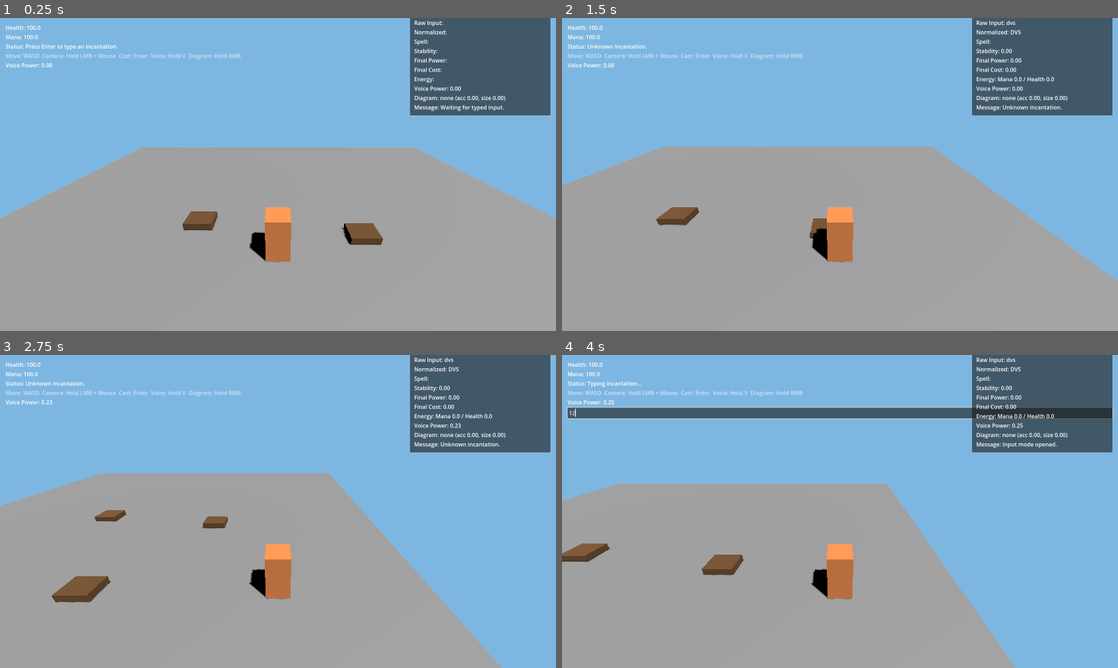
Above: before the commit, frames 1-4 (two rows, left to right).
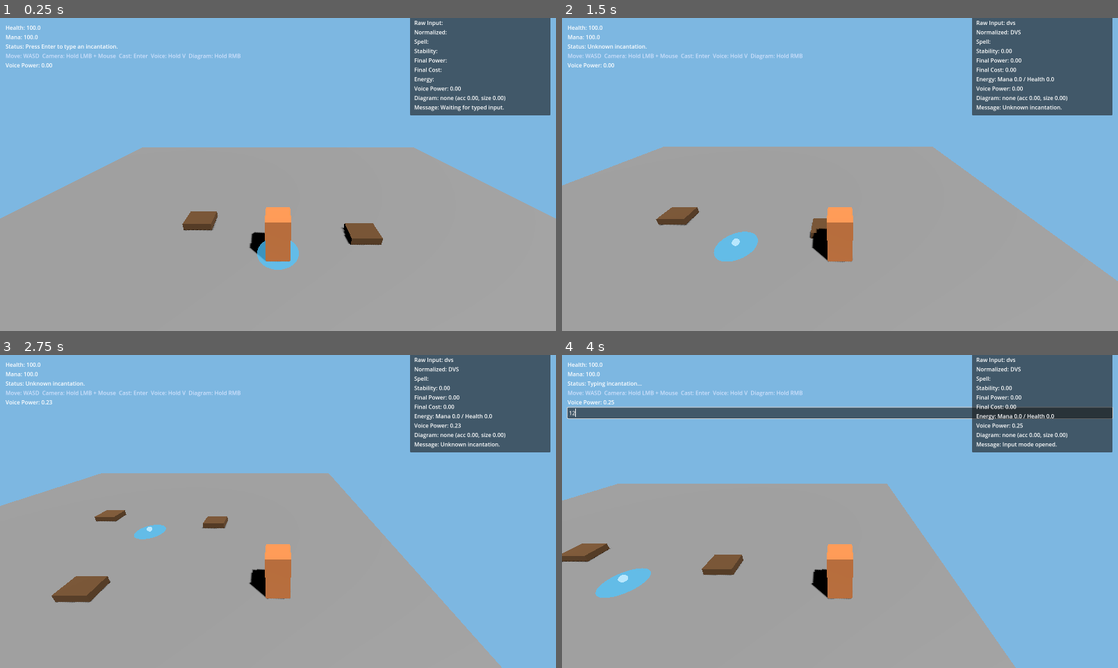
Above: after the commit, the same moments.

Repository: sh4d0w28/the-magic-engine
Game: Godot game, scene res://scenes/Main.tscn
Same seed, same stepped clock (60 frames per second), same inputs: the game is played once before the commit and once after it.
Inputs (mouse positions are in pixels of both pictures, inside the frame that each line leads up to):
- Up to frame 1 (0.25 s): no input
- Up to frame 2 (1.5 s): tap Enter at 0.5, 1.35 s; move the mouse to (962, 158) at 0.52 s; hold D (move_right) 0.53-1.28 s; hold V (voice_charge) 0.53-1.28 s; click (962, 158) at 0.67 s; move the mouse to (728, 190) at 1.27 s; hold S (move_back) from 1.28 s (still down)
- Up to frame 3 (2.75 s): move the mouse to (333, 442) at 2.02 s; release S (move_back) at 2.03 s; hold D (move_right) from 2.03 s (still down); hold V (voice_charge) from 2.03 s (still down)
- Up to frame 4 (4 s): move the mouse to (812, 574) at 2.77 s; release D (move_right) at 2.78 s; release V (voice_charge) at 2.78 s; hold W (move_forward) 2.78-3.5 s; tap Enter at 2.85 s; click (812, 574) at 2.92 s; click (840, 411) at 3.52 s; type "12" at 3.6 s

The runs differ from the first frame. In frame 1, 0.3% of the frame differs, in the area x 46-54%, y 71-81%; in frame 2, 0.5%, in the area x 27-36%, y 68-78%; in frame 3, 0.2%; in frame 4, 0.5%.

Commit message:
feat: add live spell target indicator

Diff:
--- a/scenes/Main.tscn
+++ b/scenes/Main.tscn
@@ -8,6 +8,7 @@
 [ext_resource type="PackedScene" path="res://scenes/environment/WoodPile.tscn" id="6_4s32g"]
 [ext_resource type="Script" path="res://scripts/input/VoicePowerTracker.gd" id="7_7lgpd"]
 [ext_resource type="Script" path="res://scripts/input/DiagramRecognizer.gd" id="8_jdli3"]
+[ext_resource type="PackedScene" path="res://scenes/effects/TargetIndicator.tscn" id="9_dq4vf"]
 
 [sub_resource type="BoxShape3D" id="BoxShape3D_ground"]
 size = Vector3(30, 1, 30)
@@ -46,6 +47,8 @@
 light_energy = 1.4
 shadow_enabled = true
 
+[node name="TargetIndicator" parent="World" instance=ExtResource("9_dq4vf")]
+
 [node name="Player" parent="." instance=ExtResource("1_wj1b0")]
 transform = Transform3D(1, 0, 0, 0, 1, 0, 0, 0, 1, 0, 1.05, 0)
 
--- /dev/null
+++ b/scenes/effects/TargetIndicator.tscn
@@ -0,0 +1,40 @@
+[gd_scene load_steps=7 format=3 uid="uid://dd7jljn022w6r"]
+
+[ext_resource type="Script" path="res://scripts/effects/TargetIndicator.gd" id="1_uxb1n"]
+
+[sub_resource type="CylinderMesh" id="CylinderMesh_ring"]
+top_radius = 0.9
+bottom_radius = 0.9
+height = 0.04
+
+[sub_resource type="SphereMesh" id="SphereMesh_core"]
+radius = 0.16
+height = 0.32
+
+[sub_resource type="StandardMaterial3D" id="StandardMaterial3D_ring"]
+albedo_color = Color(0.309804, 0.772549, 1, 0.75)
+transparency = 1
+shading_mode = 0
+emission_enabled = true
+emission = Color(0.309804, 0.772549, 1, 1)
+emission_energy_multiplier = 1.7
+
+[sub_resource type="StandardMaterial3D" id="StandardMaterial3D_core"]
+albedo_color = Color(0.760784, 0.92549, 1, 0.9)
+transparency = 1
+shading_mode = 0
+emission_enabled = true
+emission = Color(0.760784, 0.92549, 1, 1)
+emission_energy_multiplier = 2.1
+
+[node name="TargetIndicator" type="Node3D"]
+script = ExtResource("1_uxb1n")
+
+[node name="Ring" type="MeshInstance3D" parent="."]
+mesh = SubResource("CylinderMesh_ring")
+surface_material_override/0 = SubResource("StandardMaterial3D_ring")
+
+[node name="Core" type="MeshInstance3D" parent="."]
+transform = Transform3D(1, 0, 0, 0, 1, 0, 0, 0, 1, 0, 0.2, 0)
+mesh = SubResource("SphereMesh_core")
+surface_material_override/0 = SubResource("StandardMaterial3D_core")
--- /dev/null
+++ b/scripts/effects/TargetIndicator.gd
@@ -0,0 +1,73 @@
+extends Node3D
+
+@onready var _ring: MeshInstance3D = $Ring
+@onready var _core: MeshInstance3D = $Core
+
+var _ring_material: StandardMaterial3D
+var _core_material: StandardMaterial3D
+var _player: Node
+var _voice_power_tracker: Node
+var _diagram_recognizer: Node
+
+
+func _ready() -> void:
+	_player = get_tree().get_first_node_in_group("player_controller")
+	_voice_power_tracker = get_node_or_null("../../InputController/VoicePowerTracker")
+	_diagram_recognizer = get_node_or_null("../../InputController/DiagramRecognizer")
+	_ring_material = _duplicate_material(_ring)
+	_core_material = _duplicate_material(_core)
+
+
+func _process(delta: float) -> void:
+	if _player == null:
+		return
+
+	var target_position: Vector3 = _player.get_target_position()
+	global_position = Vector3(target_position.x, 0.06, target_position.z)
+	rotation.y += delta * 0.9
+
+	var voice_power: float = 0.0
+	if _voice_power_tracker != null:
+		voice_power = float(_voice_power_tracker.get_voice_power())
+
+	var diagram_type := "none"
+	if _diagram_recognizer != null:
+		diagram_type = str(_diagram_recognizer.get_diagram_result().get("shape_type", "none"))
+
+	_apply_visual_state(voice_power, diagram_type)
+
+
+func _apply_visual_state(voice_power: float, diagram_type: String) -> void:
+	var base_color := Color(0.31, 0.77, 1.0, 0.78)
+	match diagram_type:
+		"triangle":
+			base_color = Color(1.0, 0.57, 0.18, 0.82)
+		"circle":
+			base_color = Color(0.45, 1.0, 0.68, 0.82)
+		"circle_with_dot":
+			base_color = Color(1.0, 0.36, 0.25, 0.85)
+
+	var charge_scale: float = 1.0 + voice_power * 0.55
+	var pulse: float = 1.0 + sin(Time.get_ticks_msec() * 0.01) * 0.06
+	_ring.scale = Vector3(charge_scale * pulse, 1.0, charge_scale * pulse)
+	_core.scale = Vector3.ONE * (0.9 + voice_power * 0.7)
+	_core.position.y = 0.16 + voice_power * 0.22
+
+	if _ring_material != null:
+		_ring_material.albedo_color = base_color
+		_ring_material.emission = base_color
+		_ring_material.emission_energy_multiplier = 1.4 + voice_power * 1.8
+	if _core_material != null:
+		var core_color := base_color.lightened(0.28)
+		_core_material.albedo_color = core_color
+		_core_material.emission = core_color
+		_core_material.emission_energy_multiplier = 1.9 + voice_power * 2.4
+
+
+func _duplicate_material(mesh_instance: MeshInstance3D) -> StandardMaterial3D:
+	var source_material: Material = mesh_instance.get_active_material(0)
+	if source_material is StandardMaterial3D:
+		var duplicated_material := source_material.duplicate() as StandardMaterial3D
+		mesh_instance.set_surface_override_material(0, duplicated_material)
+		return duplicated_material
+	return null
